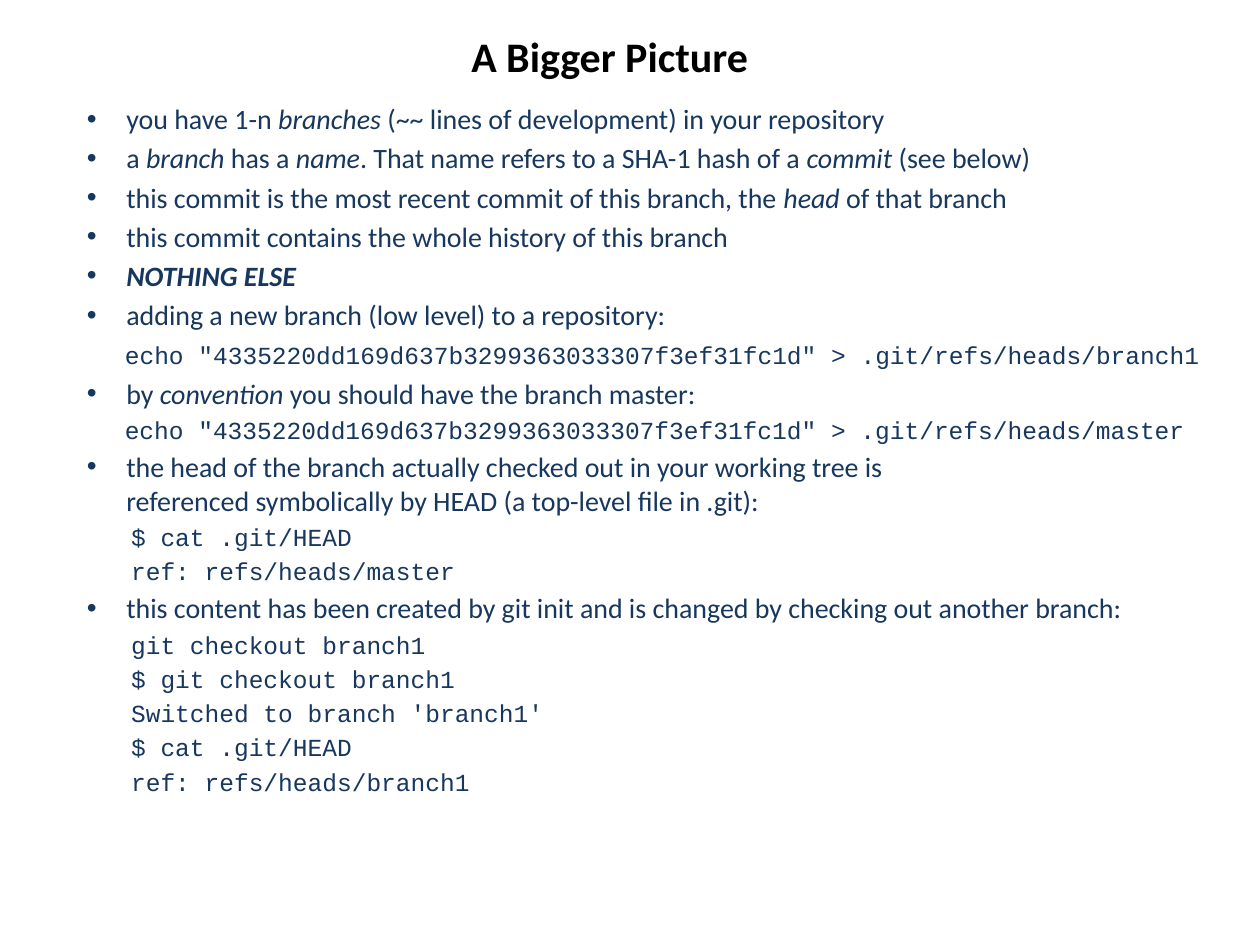
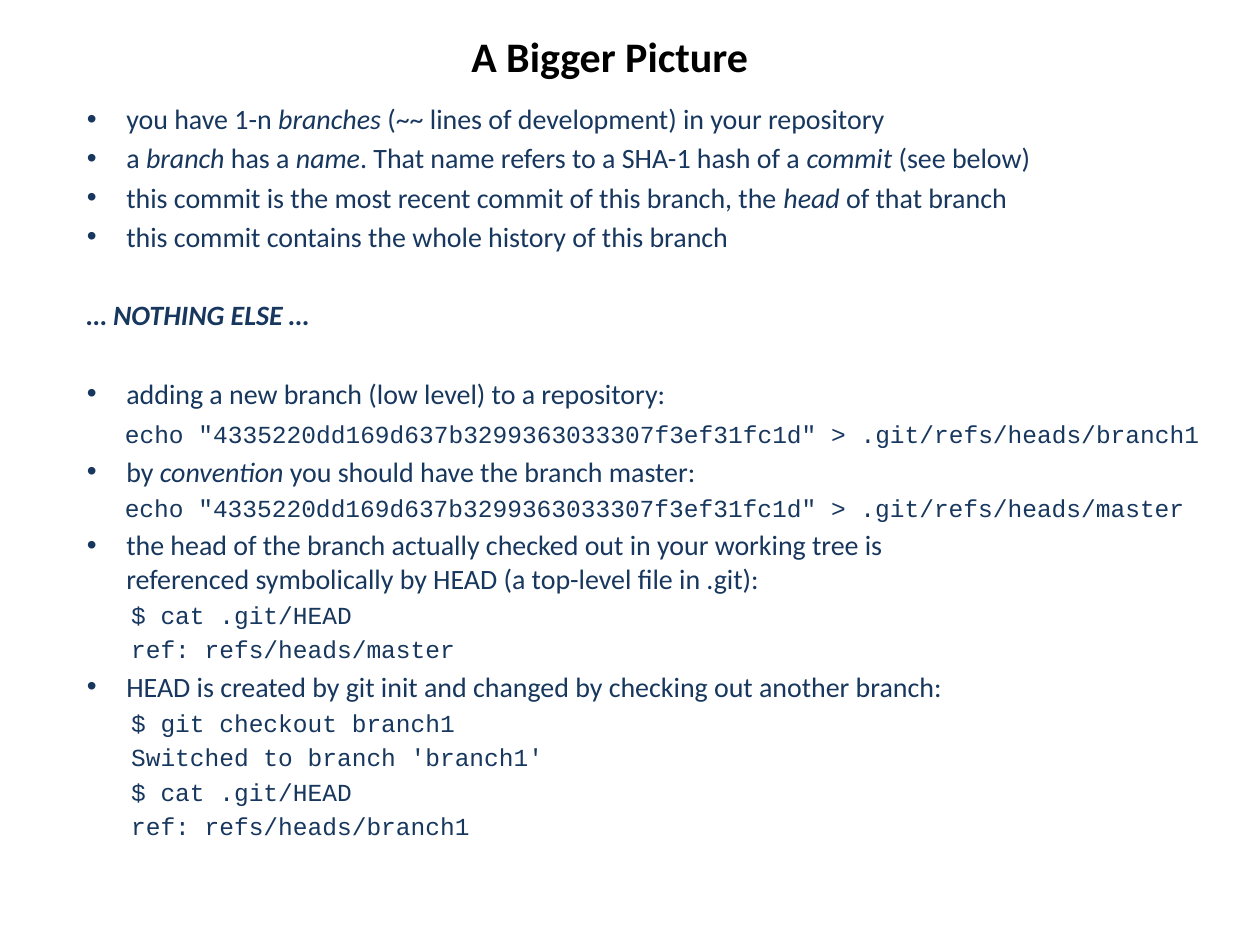
Before and after one commit to hanbei/git_tutorial, a slide deck: slide 15 of architektur.pptx (slide 16 before the commit). Drawn at 1260x945 pixels with LibreOffice and Linux fonts; fonts in the diff are those of the drawing. Boxes give left, top, right and bottom in pixels: in the first picture for what was removed or moved away, otherwise in the second. Text is boxed around its words. In the diff, an @@ line names an element or a change of style, - is before the commit and + after.

```diff
--- a/architektur.pptx
+++ b/architektur.pptx
@@ subtitle at <box>113,306,283,326</box>: text changed @@
-• NOTHING ELSE
+… NOTHING ELSE …
@@ subtitle at <box>126,677,942,702</box>: text changed @@
-• this content has been created by git init and is changed by checking out another branch:
-git checkout branch1
+• HEAD is created by git init and changed by checking out another branch:
```
Also in this commit, not shown: 10 other slides changed, 6 slides added, 1 slide removed, 1 other file.
